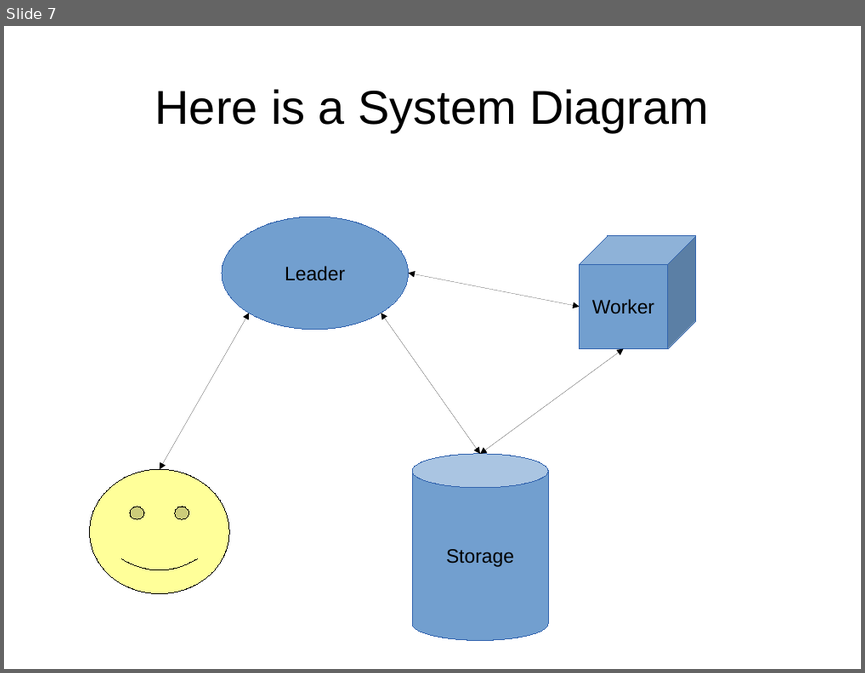
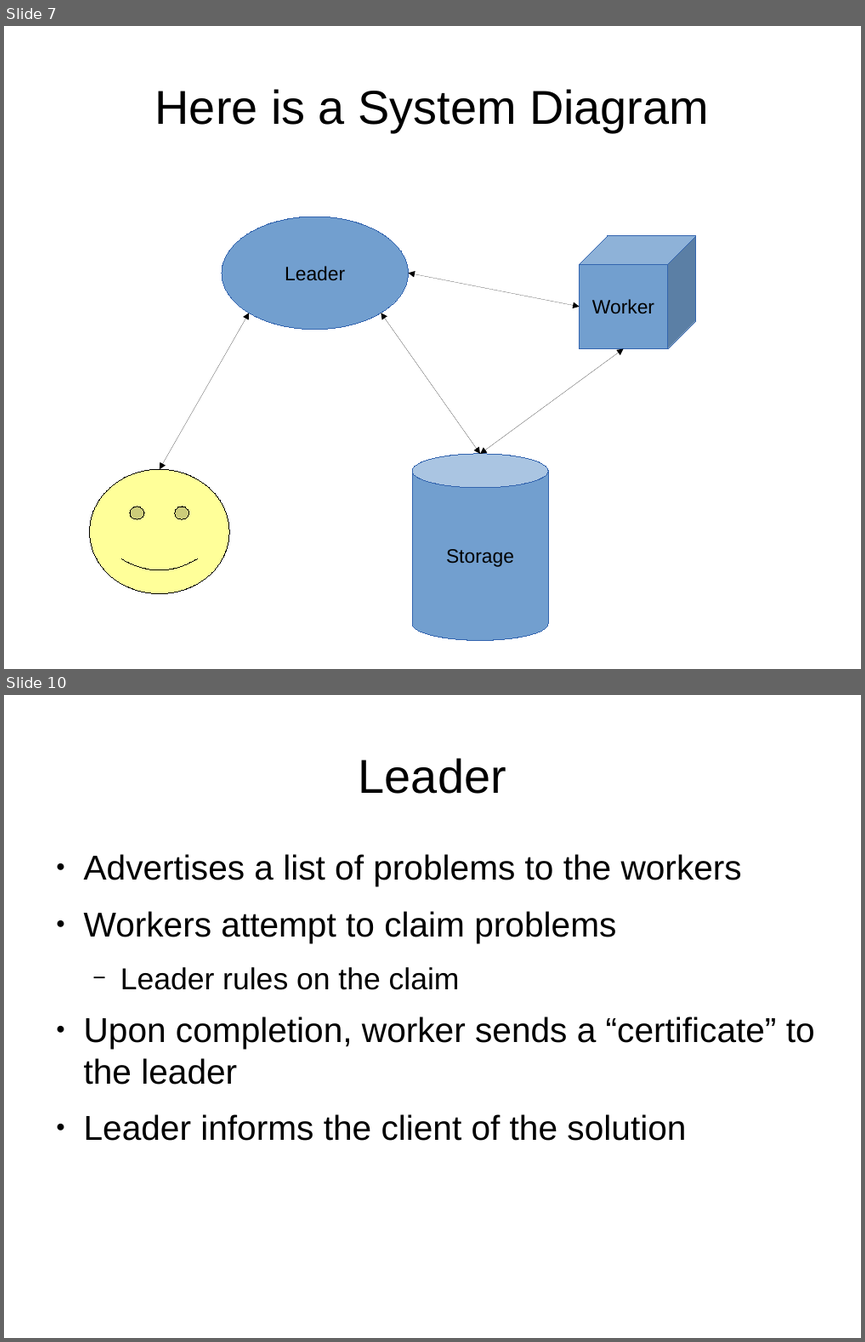
Before and after one commit to junekihong/GenomicsProject, a slide deck: Presentation.odp. Shown one above the other, each under a label of ours: slide 7 before the commit, slides 7 and 10 after it; the slides between them are not shown. The pictures are 865x673 and 865x1342 pixels, drawn with LibreOffice and Linux fonts; fonts in the diff are those of the drawing. Boxes give left, top, right and bottom in pixels: in the first picture for what was removed or moved away, otherwise in the second. Text is boxed around its words. In the diff, an @@ line names an element or a change of style, - is before the commit and + after.

Commit message:
Add pictures of problems

```diff
--- a/Presentation.odp
+++ b/Presentation.odp
@@ slide 10 added at <box>4,695,861,1338</box>, background #FFFFFF @@
@@ title added at <box>358,758,506,794</box>, 44 pt, text #000000 @@
+Leader
@@ text added at <box>84,854,815,1140</box>, 32 pt, text #000000 @@
+● Advertises a list of problems to the workers
+● Workers attempt to claim problems
+  − Leader rules on the claim
+● Upon completion, worker sends a “certificate” to the leader
+● Leader informs the client of the solution
```
Also in this commit, not shown: 3 other slides added, 2 slides removed.
